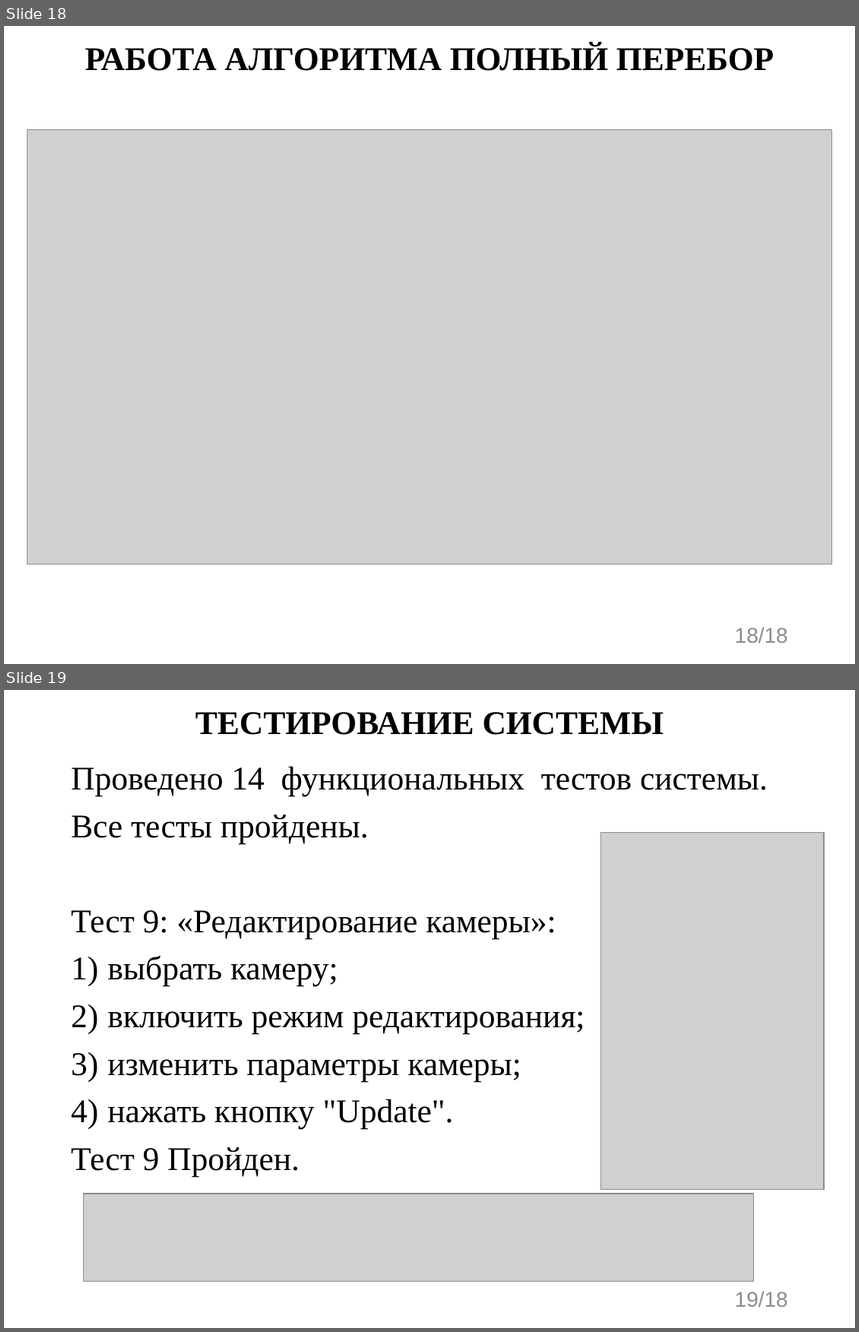
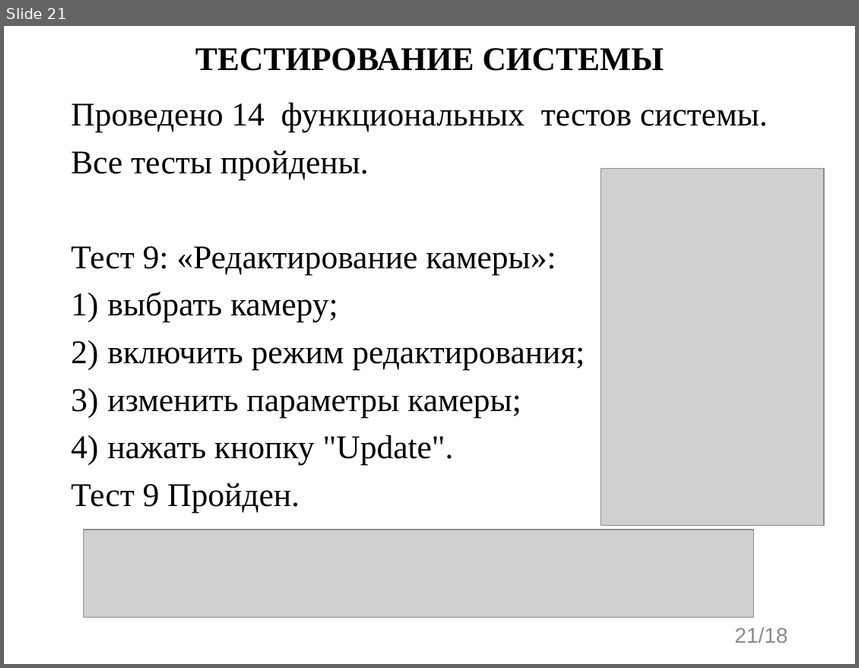
Before and after one commit to evgenkot/uav-route-calculation, a slide deck: doc/GQW/Raschupkin_EV_UAV_Route_Planning.pptx. Shown one above the other, each under a label of ours: slides 18 and 19 before the commit, slide 21 after it. The pictures are 859x1332 and 859x668 pixels, drawn with LibreOffice and Linux fonts; fonts in the diff are those of the drawing; grey boxes stand for pictures. Boxes give left, top, right and bottom in pixels: in the first picture for what was removed or moved away, otherwise in the second. Text is boxed around its words. In the diff, an @@ line names an element or a change of style, - is before the commit and + after.

```diff
--- a/doc/GQW/Raschupkin_EV_UAV_Route_Planning.pptx
+++ b/doc/GQW/Raschupkin_EV_UAV_Route_Planning.pptx
@@ slide 18 removed at <box>4,26,855,664</box>, background #FFFFFF @@
@@ title removed at <box>85,43,774,71</box> @@
-РАБОТА АЛГОРИТМА ПОЛНЫЙ ПЕРЕБОР
@@ picture removed at <box>27,130,832,565</box> @@
@@ page number removed at <box>735,628,788,643</box> @@
-18/18
@@ what was slide 19 is now slide 21 @@
@@ page number at <box>735,628,788,643</box>: text changed @@
-19/18
+21/18
```
Also in this commit, not shown: 6 slides changed, 4 slides added, 1 other slide removed, 1 other file.
